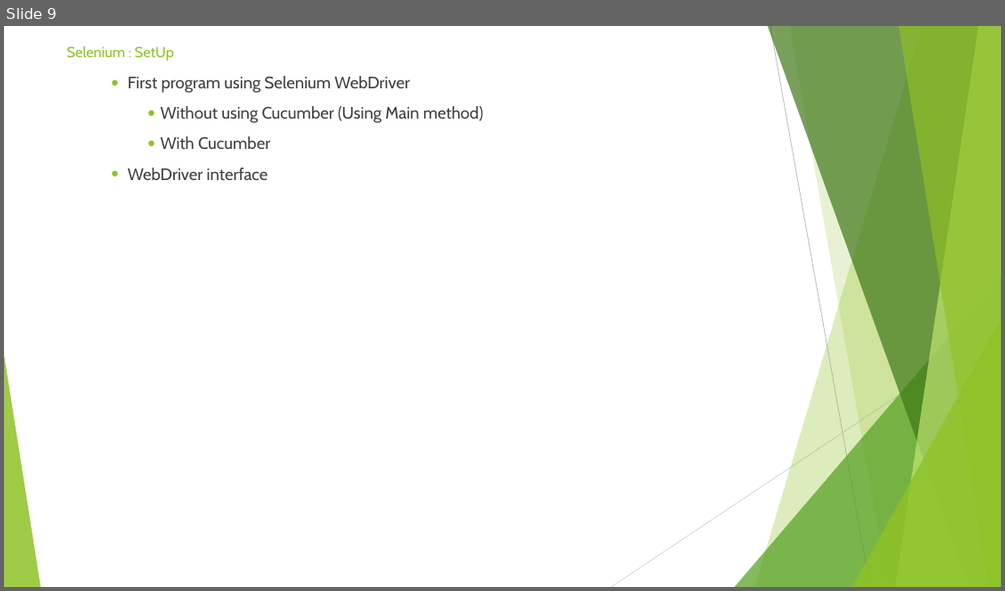
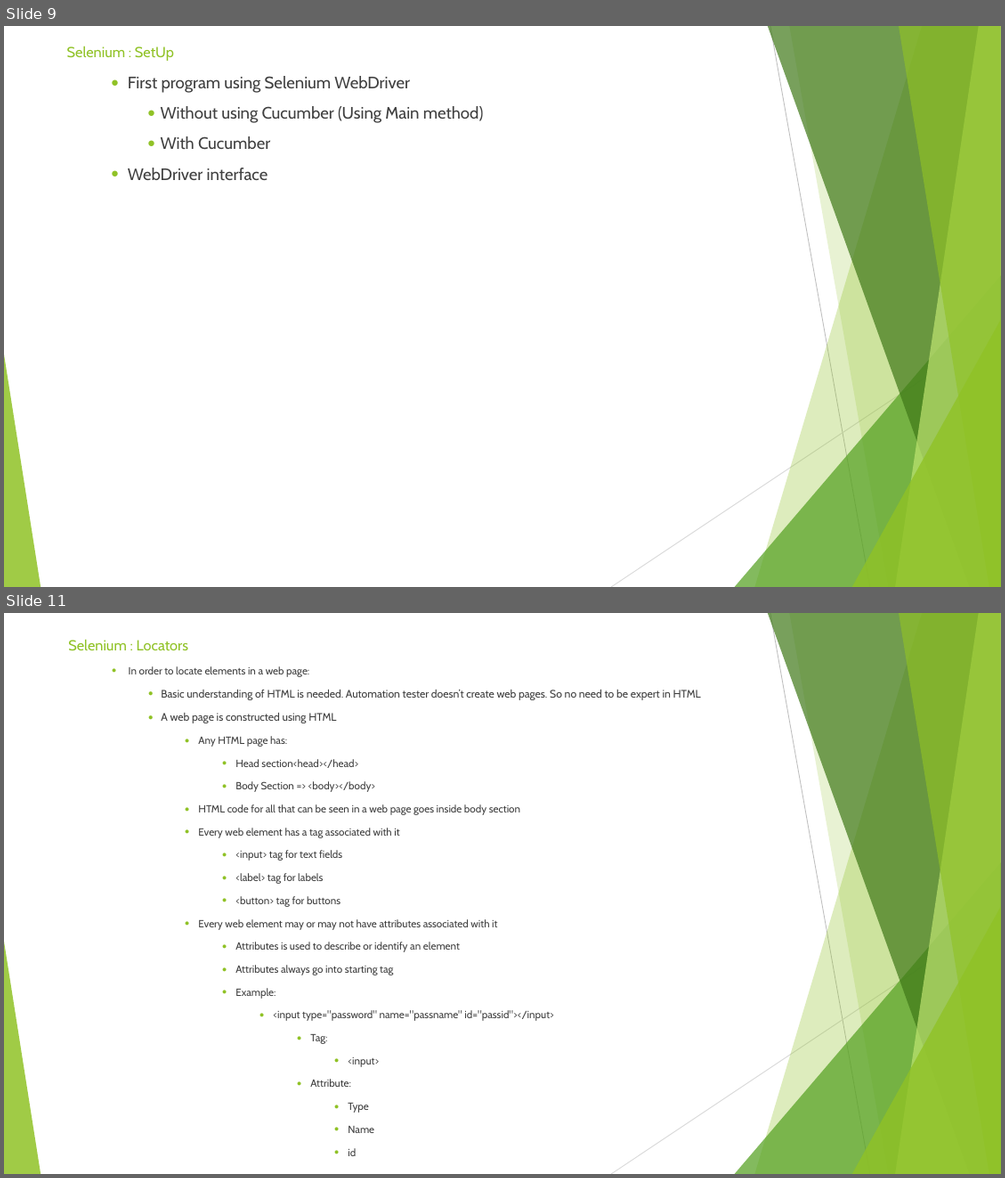
Before and after one commit to sidissir/mk-selenium-training, a slide deck: SeleniumPPT.pptx. Shown one above the other, each under a label of ours: slide 9 before the commit, slides 9 and 11 after it; the slides between them are not shown. The pictures are 1005x591 and 1005x1178 pixels, drawn with LibreOffice and Linux fonts; fonts in the diff are those of the drawing. Boxes give left, top, right and bottom in pixels: in the first picture for what was removed or moved away, otherwise in the second. Text is boxed around its words. In the diff, an @@ line names an element or a change of style, - is before the commit and + after.

Commit message:
committing Locators

```diff
--- a/SeleniumPPT.pptx
+++ b/SeleniumPPT.pptx
@@ slide 11 added at bbox=[4, 613, 1001, 1174], background #FFFFFF; not listed: 10 template elements that a slide beside it also shows @@
@@ title added at bbox=[68, 639, 189, 650], 14 pt, text #90C226 @@
+Selenium : Locators
@@ text added at bbox=[129, 666, 701, 1156], 10 pt, text #3F3F3F @@
+  ● In order to locate elements in a web page:
+    ● Basic understanding of HTML is needed. Automation tester doesn’t create web pages. So no need to be expert in HTML
+    ● A web page is constructed using HTML
+      ● Any HTML page has:
+        ● Head section<head></head>
+        ● Body Section => <body></body>
+      ● HTML code for all that can be seen in a web page goes inside body section
+      ● Every web element has a tag associated with it
+        ● <input> tag for text fields
+        ● <label> tag for labels
+        ● <button> tag for buttons
+      ● Every web element may or may not have attributes associated with it
+        ● Attributes is used to describe or identify an element
+        ● Attributes always go into starting tag
+        ● Example:
+          ● <input type="password" name="passname" id="passid"></input>
+            ● Tag:
+              ● <input>
+            ● Attribute:
+              ● Type
+              ● Name
+              ● id
```
Also in this commit, not shown: 6 slides changed, 10 other slides added, 1 slide removed, 16 other files.
